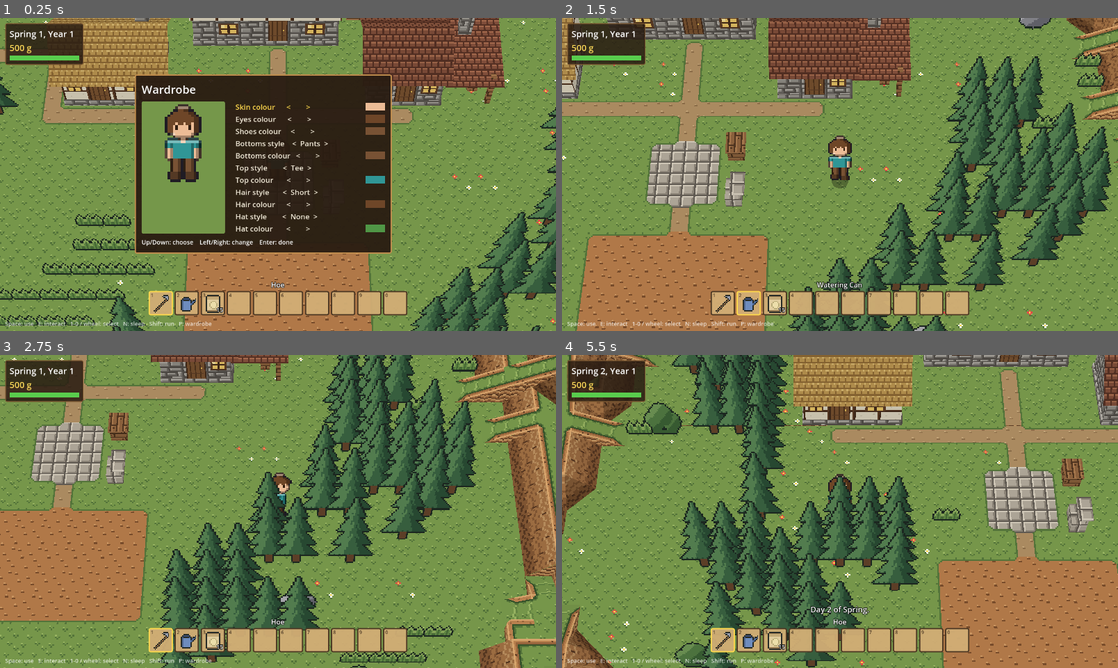
Above: before the commit, frames 1-4 (two rows, left to right).
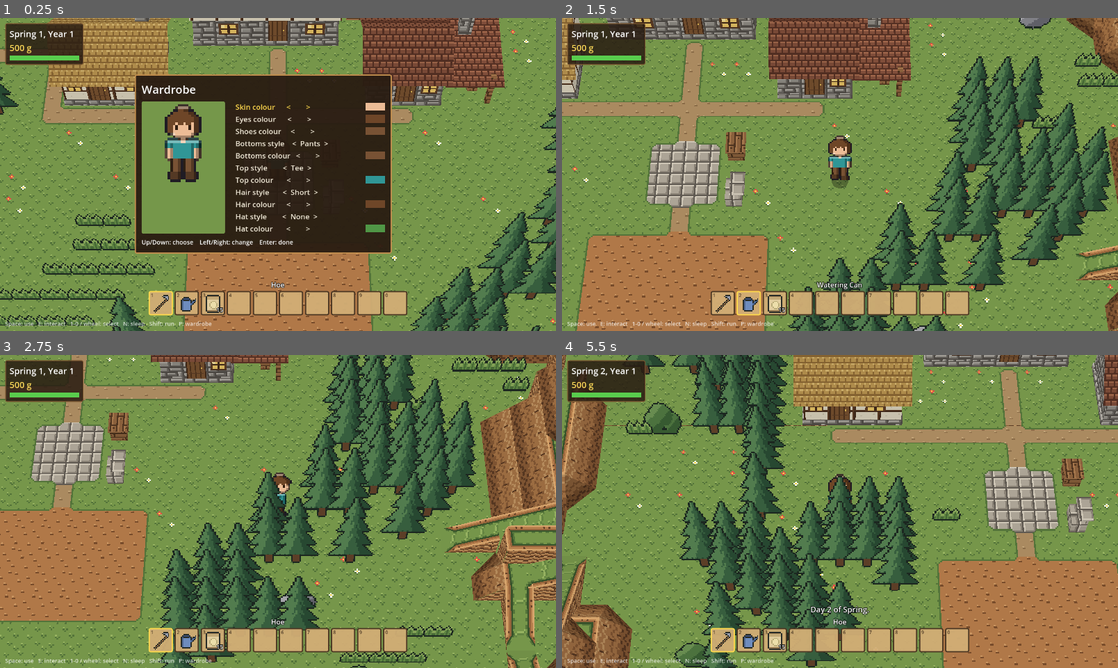
Above: after the commit, the same moments.

Repository: grimechristopher/procedural-game
Game: Godot game, scene res://scenes/main.tscn
The game is run twice, just before and just after one commit, with the same random seed, the same clock (stepped at 60 frames per second) and the same inputs.
Inputs (mouse positions are in pixels of both pictures, inside the frame that each line leads up to):
- Up to frame 1 (0.25 s): no input
- Up to frame 2 (1.5 s): tap Enter (ui_accept) at 0.5, 0.77 s; move the mouse to (962, 158) at 0.52 s; hold D (move_right) 0.53-1.28 s; hold Shift (run) 0.53-1.28 s; click (962, 158) at 0.67 s; move the mouse to (728, 190) at 1.27 s; hold S (move_down) from 1.28 s (still down); tap Mouse wheel down (hotbar_next) at 1.35 s
- Up to frame 3 (2.75 s): tap Enter (ui_accept) at 1.52 s; tap Shift (run) at 1.55, 2.3 s; move the mouse to (333, 442) at 2.02 s; release S (move_down) at 2.03 s; hold D (move_right) from 2.03 s (still down); hold Mouse wheel up (hotbar_prev) from 2.03 s (still down)
- Up to frame 4 (5.5 s): move the mouse to (812, 574) at 2.77 s; release D (move_right) at 2.78 s; release Mouse wheel up (hotbar_prev) at 2.78 s; hold W (move_up) 2.78-3.53 s; tap E (interact) at 2.85 s; click (812, 574) at 2.92 s; tap Enter (ui_accept) at 3.02, 3.77, 4.52 s; tap Shift (run) at 3.05, 3.8, 4.35, 5.3 s; move the mouse to (1006, 558) at 3.52 s; hold R (regenerate) 3.53-4.28 s; hold A (move_left) 3.53-5.03 s; move the mouse to (673, 464) at 4.27 s; move the mouse to (867, 511) at 5.02 s; hold S (move_down) from 5.03 s (still down); hold N (sleep) from 5.03 s (still down); click (867, 511) at 5.17 s

The runs differ from the first frame. In frame 1, 0.2% of the frame differs, in the area x 1-100%, y 0-86%; in frame 2, 2.3%; in frame 3, 11%, in the area x 2-100%, y 0-100%; in frame 4, 4.0%.

Commit message:
Diagonal fault escarpments, a gentler coast, ramps kept apart
Fault country: bands of ground two blocks up between long straight
escarpments running diagonally, whose walls stand vertical at full height
and are cut diagonally all along. The coast wanders and has a strip of
ground at sea level, instead of rows of terraces down a straight edge.
No ramp is laid within two cells to either side of another.

Co-Authored-By: Claude Opus 5.5 <noreply@anthropic.com>
Claude-Session: https://claude.ai/code/session_01QBAyNdiLYtBbpQzeaWaTYf

Diff:
--- a/scripts/terrain.gd
+++ b/scripts/terrain.gd
@@ -12,6 +12,10 @@
 
 ## Elevation of the tallest peaks, in blocks.
 const MOUNTAIN_HEIGHT := 9.0
+## Fault country: bands of ground FAULT_HEIGHT blocks up, between long
+## straight escarpments running diagonally, FAULT_SPACING cells apart.
+const FAULT_HEIGHT := 2.0
+const FAULT_SPACING := 14
 
 var _hills := FastNoiseLite.new()
 var _ridges := FastNoiseLite.new()
@@ -21,6 +25,8 @@
 var _tall_grass := FastNoiseLite.new()
 var _sheer := FastNoiseLite.new()
 var _lean := FastNoiseLite.new()
+var _coast := FastNoiseLite.new()
+var _faults := FastNoiseLite.new()
 
 
 func _init(seed_value: int) -> void:
@@ -33,12 +39,35 @@
 	_setup(_tall_grass, seed_value + 5, 0.1, 2)
 	_setup(_sheer, seed_value + 6, 0.03, 2)
 	_setup(_lean, seed_value + 7, 0.025, 2)
+	_setup(_coast, seed_value + 8, 0.05, 2)
+	_setup(_faults, seed_value + 9, 0.012, 2)
 
 
 ## Continuous elevation in blocks; below 0 is water.
 func elevation(x: float, z: float) -> float:
 	var hills := _hills.get_noise_2d(x, z) * 3.6 + 1.8
-	return hills + mountains(x, z)
+	return hills + mountains(x, z) + faults(x, z)
+
+
+## How far fault country raises the ground here, in blocks: FAULT_HEIGHT
+## on alternate diagonal bands, 0 between (and 0 outside fault country).
+func faults(x: float, z: float) -> float:
+	var f := _faults.get_noise_2d(x, z)
+	if absf(f) < 0.3:
+		return 0.0
+	# The bands run one diagonal or the other, by region.
+	var u := floori(x + z) if f > 0.0 else floori(x - z)
+	return FAULT_HEIGHT if posmod(u, FAULT_SPACING * 2) < FAULT_SPACING else 0.0
+
+
+## Whether a fault's escarpment runs within a couple of cells of here (so
+## its cliffs stand vertical and full height).
+func near_fault(x: float, z: float) -> bool:
+	var here := faults(x, z)
+	for o in [Vector2(2, 0), Vector2(-2, 0), Vector2(0, 2), Vector2(0, -2)]:
+		if faults(x + o.x, z + o.y) != here:
+			return true
+	return false
 
 
 ## How much of a cell's elevation is mountain, in blocks.
@@ -74,6 +103,12 @@
 	return _lean.get_noise_2d(x, z)
 
 
+## How far (in cells, about -1..1 times the amplitude a map uses) a
+## shoreline wanders in or out here, so a map's coast isn't a straight edge.
+func coast_wobble(x: float, z: float) -> float:
+	return _coast.get_noise_2d(x, z)
+
+
 ## 0..1 chance of a tree.
 func forest(x: float, z: float) -> float:
 	return clampf(_forest.get_noise_2d(x, z) * 2.4 - 0.15, 0.0, 0.8)
--- a/scripts/world.gd
+++ b/scripts/world.gd
@@ -155,7 +155,13 @@
 const SETTLEMENT_RADIUS := 15.0
 const SETTLEMENT_BLEND := 8.0
 ## Cells over which the land falls away into ocean at the map's edge.
-const ISLAND_FALLOFF := 10.0
+const ISLAND_FALLOFF := 16.0
+## The sea round the map: water this far in from the edge (cells), the
+## shoreline wandering this far either way, then a strip of ground at sea
+## level this wide before the land rises (over ISLAND_FALLOFF).
+const COAST_WATER := 5.0
+const COAST_WOBBLE := 3.0
+const COAST_BEACH := 2.0
 ## Elevation slopes (blocks per cell) past which ground gets full cliffs:
 ## stepping back, then stacked two high, then three. Each keeps shelves
 ## between cliffs about two cells wide or more (half cliffs at a quarter
@@ -178,6 +184,8 @@
 const ROCK_LEVEL := 5
 ## Chance a usable cliff step gets a ramp up it, before the connectivity pass.
 const RAMP_CHANCE := 0.03
+## Cells to either side of a ramp kept clear of other ramps.
+const RAMP_GAP := 2
 ## Unreachable pockets this small (cells) get levelled if no ramp fits
 ## (and up to twice this, once nothing else will join).
 const SMALL_POCKET := 30
@@ -284,8 +292,14 @@
 	for z in map_size.y:
 		for x in map_size.x:
 			var e := terrain.elevation(x, z)
-			var edge := minf(minf(x, map_size.x - 1 - x), minf(z, map_size.y - 1 - z)) / ISLAND_FALLOFF
-			e = lerpf(-2.0, e, smoothstep(0.0, 1.0, edge))
+			# The sea round the map: a wandering shoreline, a strip of ground
+			# at sea level along it, and the land rising gently inland.
+			var edge := minf(minf(x, map_size.x - 1 - x), minf(z, map_size.y - 1 - z)) \
+				+ terrain.coast_wobble(x, z) * COAST_WOBBLE
+			if edge < COAST_WATER:
+				e = -1.0
+			else:
+				e = lerpf(0.25, e, smoothstep(0.0, 1.0, (edge - COAST_WATER - COAST_BEACH) / ISLAND_FALLOFF))
 			var d := Vector2(x, z).distance_to(Vector2(spawn_cell))
 			elevation[z * map_size.x + x] = lerpf(0.25, e, smoothstep(SETTLEMENT_RADIUS, SETTLEMENT_RADIUS + SETTLEMENT_BLEND, d))
 	for z in map_size.y:
@@ -294,6 +308,9 @@
 			var tiers := _steep_tiers(elevation, Vector2i(x, z))
 			if terrain.is_cliffy(x, z):
 				tiers = maxi(tiers, terrain.cliff_tiers(x, z))
+			if terrain.near_fault(x, z):
+				# An escarpment: one wall, its full height.
+				tiers = maxi(tiers, int(Terrain.FAULT_HEIGHT))
 			_max_drop[i] = 2 * tiers if tiers > 0 else 1
 	for z in map_size.y:
 		for x in map_size.x:
@@ -468,6 +485,7 @@
 				# Rule: a step a block high always slopes, HGSS style; taller
 				# walls stand vertical unless the wall-style noise leans them.
 				if drop == 2 or (drop > 2 and drop % 2 == 0 and is_cliffy_at(cell) \
+						and not terrain.near_fault(x, z) \
 						and (lean > SLOPE_ALL or (d.x != 0 and lean > SLOPE_SIDES))):
 					_slope_sides[z * map_size.x + x] |= 1 << b
 	# Grow the staircases a step at a time.
@@ -698,6 +716,9 @@
 
 ## Lays a ramp's pieces, rising toward dir; false if there are none.
 func _place_ramp(pieces: Array, dir: Vector2i, surface := []) -> bool:
+	for piece in pieces:
+		if _ramp_beside(piece[0], dir):
+			return false
 	for piece in pieces:
 		var c: Vector2i = piece[0]
 		set_slope(c, piece[2], piece[1], dir)
@@ -1099,8 +1120,11 @@
 	var landing: Vector2i = top + down * (steps + 1)
 	for j in range(k, steps):
 		var f: Vector2i = run[j]
-		if _height_at(heights, f) != floor_h or not _ramp_room(f, floor_h / 2, floor_h, reserved) \
-				or _ramp_near_cell(f):
+		if _height_at(heights, f) != floor_h or not _ramp_room(f, floor_h / 2, floor_h, reserved):
+			return false
+	# Clear of other ways up (no ramps side by side).
+	for f: Vector2i in run:
+		if _ramp_near(f) or _ramp_beside(f, down):
 			return false
 	if _height_at(heights, landing) != floor_h or surface[landing.y * map_size.x + landing.x].is_empty():
 		return false
@@ -1178,6 +1202,17 @@
 			var item := get_cell_item(Vector3i(n.x, layer, n.y))
 			if item in HILL_RAMPS:
 				return true
+	return false
+
+
+## Whether another ramp runs within RAMP_GAP cells to either side of
+## cell (across dir, the way it climbs), so ramps don't line up side by
+## side like a comb.
+func _ramp_beside(cell: Vector2i, dir: Vector2i) -> bool:
+	var side := Vector2i(dir.y, dir.x)
+	for k in range(-RAMP_GAP, RAMP_GAP + 1):
+		if k != 0 and _ramp_near_cell(cell + side * k):
+			return true
 	return false
 
 
Not shown, changed: documentation/terrain/README.md
